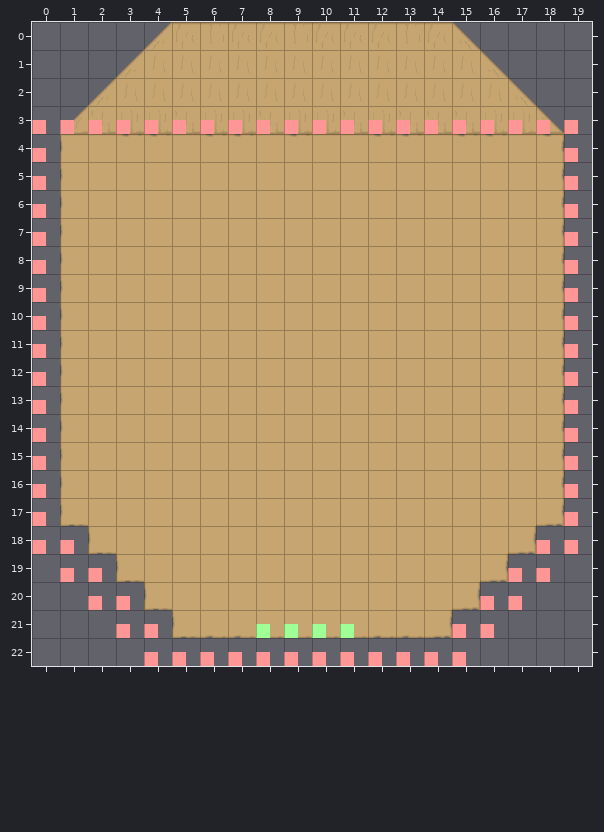
One commit to this Tiled map: Output/Assets/Maps/mapCircus.tmx. Above: the version before the commit.
Cells are 64x64 px. Shown: x 0..19, y 0..22.
New version:
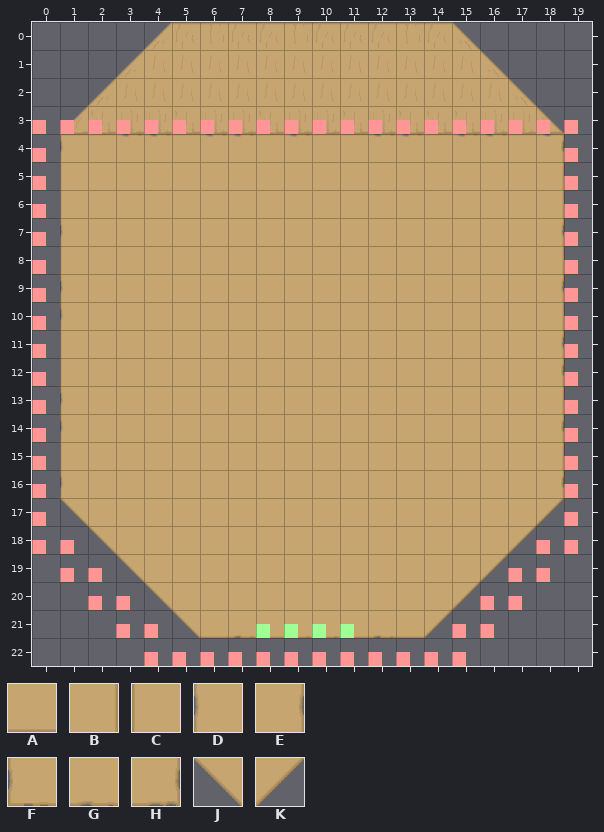
Key: from "Tienda interior": A 1, B 6, C 8, D 9, E 11, F 15, G 16, H 17, J 18, K 20.
_ is an empty cell, . an unchanged one.
From the commit log: Interior carpas mejorado
Diff:
--- layer "Suelo"
@@ x 1..18 @@
- 5 D................E
- 6 D................E
+ 5 C................B
+ 6 C................B
@@ x 1..18 @@
- 8 D................E
+ 8 C................B
@@ x 1..18 @@
-10 .................E
-11 D.................
-12 D.................
-13 .................E
+10 .................B
+11 C.................
+12 C.................
+13 .................B
@@ x 1..18 @@
-15 D................E
+15 C................B
@@ x 1..18 @@
-17 F................H
-18 .F..............H.
-19 ..F............H..
-20 ...F..........H...
-21 ....FG......GH....
+17 J................K
+18 .J..............K.
+19 ..J............K..
+20 ...J..........K...
+21 ....JA......AK....
